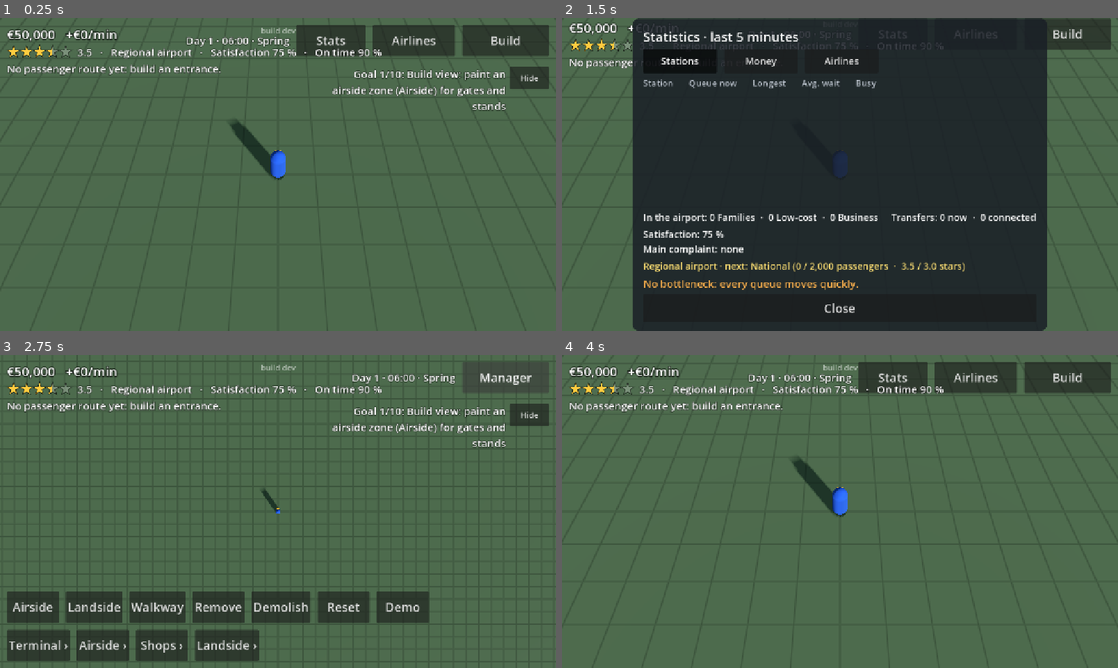
Above: before the commit, frames 1-4 (two rows, left to right).
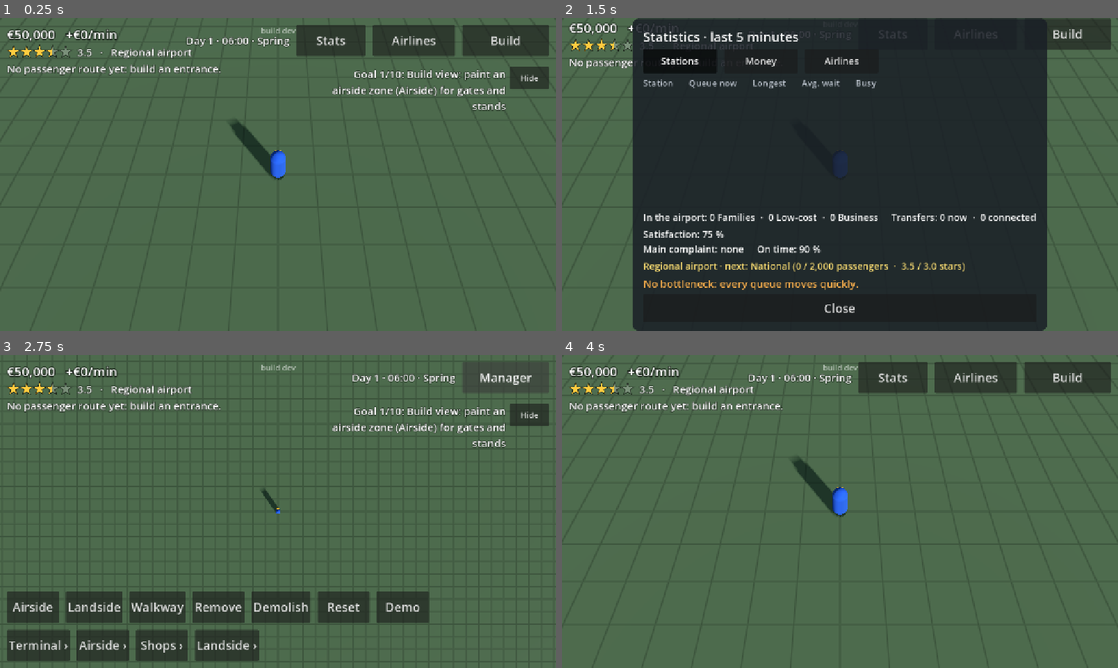
Above: after the commit, the same moments.

Repository: jakobmaier16-pixel/airport-idle
Game: Godot game, scene res://scenes/main/main.tscn
The game is run twice, just before and just after one commit, with the same random seed, the same clock (stepped at 60 frames per second) and the same inputs.
Inputs:
- Up to frame 1 (0.25 s): no input
- Up to frame 2 (1.5 s): click "Stats" at 0.5 s; click "Airlines" at 1.25 s
- Up to frame 3 (2.75 s): click "Build" at 2 s
- Up to frame 4 (4 s): click "Manager" at 2.75 s; click "Hide" at 3.5 s

The runs differ from the first frame. In frame 1, 0.3% of the frame differs, in the area x 36-69%, y 9-13%; in frame 2, 0.2%; in frame 3, 0.4%; in frame 4, 0.3%.

Commit message:
Shorter rating line so it never runs under the top buttons on iPad
Co-Authored-By: Claude Opus 5.5 <noreply@anthropic.com>

Diff:
--- a/scenes/main/main.gd
+++ b/scenes/main/main.gd
@@ -82,8 +82,7 @@
 	_hud.set_money(Airport.economy.balance, Airport.economy.profit_per_minute())
 	var economy := Airport.economy
 	_hud.set_loan(economy.debt(), economy.interest_per_minute(), Airport.credit_limit(), Airport.restructure_in())
-	_hud.set_rating(Airport.stars(), Airport.passenger_flow.satisfaction.average, Airport.reputation.on_time_rate,
-		Airport.progression.name_of(Airport.progression.tier))
+	_hud.set_rating(Airport.stars(), Airport.progression.name_of(Airport.progression.tier))
 	_hud.set_status(Airport.passenger_flow.status_text())
 	_hud.set_departures(Airport.passenger_flow.departures_text())
 
--- a/scenes/ui/hud.gd
+++ b/scenes/ui/hud.gd
@@ -314,10 +314,11 @@
 
 
 ## Star rating and what it is made of, under the money (design doc §11.7).
-func set_rating(stars: float, satisfaction_percent: float, on_time_rate: float, tier_name: String) -> void:
+## Short, so it never runs under the top buttons on an iPad; satisfaction and punctuality are in
+## the statistics panel.
+func set_rating(stars: float, tier_name: String) -> void:
 	_stars.value = stars
-	_rating_label.text = "%.1f   ·   %s airport   ·   Satisfaction %d %%   ·   On time %d %%" % [
-		Reputation.shown_stars(stars), tier_name, roundi(satisfaction_percent), roundi(on_time_rate * 100.0)]
+	_rating_label.text = "%.1f   ·   %s airport" % [Reputation.shown_stars(stars), tier_name]
 
 
 ## Passenger status line in the top left (both views).
@@ -386,7 +387,8 @@
 		parts.append("%d %s" % [counts.get(type_name, 0), type_name])
 	_types_label.text = "In the airport: " + "  ·  ".join(parts) \
 		+ "     Transfers: %d now  ·  %d connected" % [flow.transferring_count(), flow.transferred_count]
-	_satisfaction_label.text = satisfaction_text(flow.satisfaction)
+	_satisfaction_label.text = satisfaction_text(flow.satisfaction) \
+		+ "     On time: %d %%" % roundi(Airport.reputation.on_time_rate * 100.0)
 	_progress_label.text = Airport.progression.progress_text(Airport.stars())
 	_bottleneck_label.visible = stats_tab == StatsTab.STATIONS
 	if bottleneck != null:
--- a/tests/cases/test_22_reputation.gd
+++ b/tests/cases/test_22_reputation.gd
@@ -94,4 +94,8 @@
 	var stars := ui("InfoPanel/RatingRow/Stars") as StarRating
 	check_eq(stars.value, Reputation.shown_stars(Airport.stars()), "stars drawn")
 	var text := (ui("InfoPanel/RatingRow/RatingLabel") as Label).text
-	check(text.contains("Satisfaction") and text.contains("On time"), "rating line: '%s'" % text)
+	check(text.ends_with("Regional airport"), "rating line with the tier: '%s'" % text)
+	hud().show_stats()
+	await frames(1)
+	var stats := (ui("StatsPanel/Content/SatisfactionLabel") as Label).text
+	check(stats.contains("Satisfaction") and stats.contains("On time"), "details in the statistics: '%s'" % stats)
